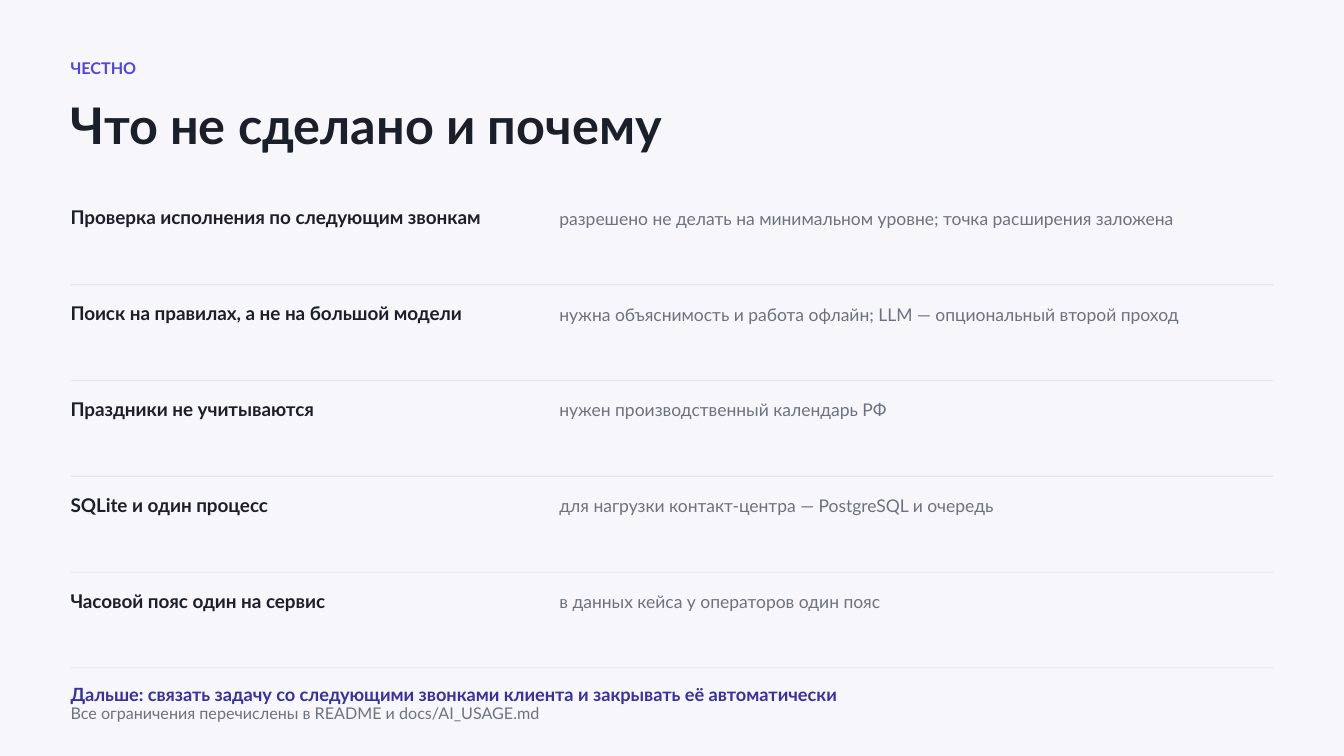
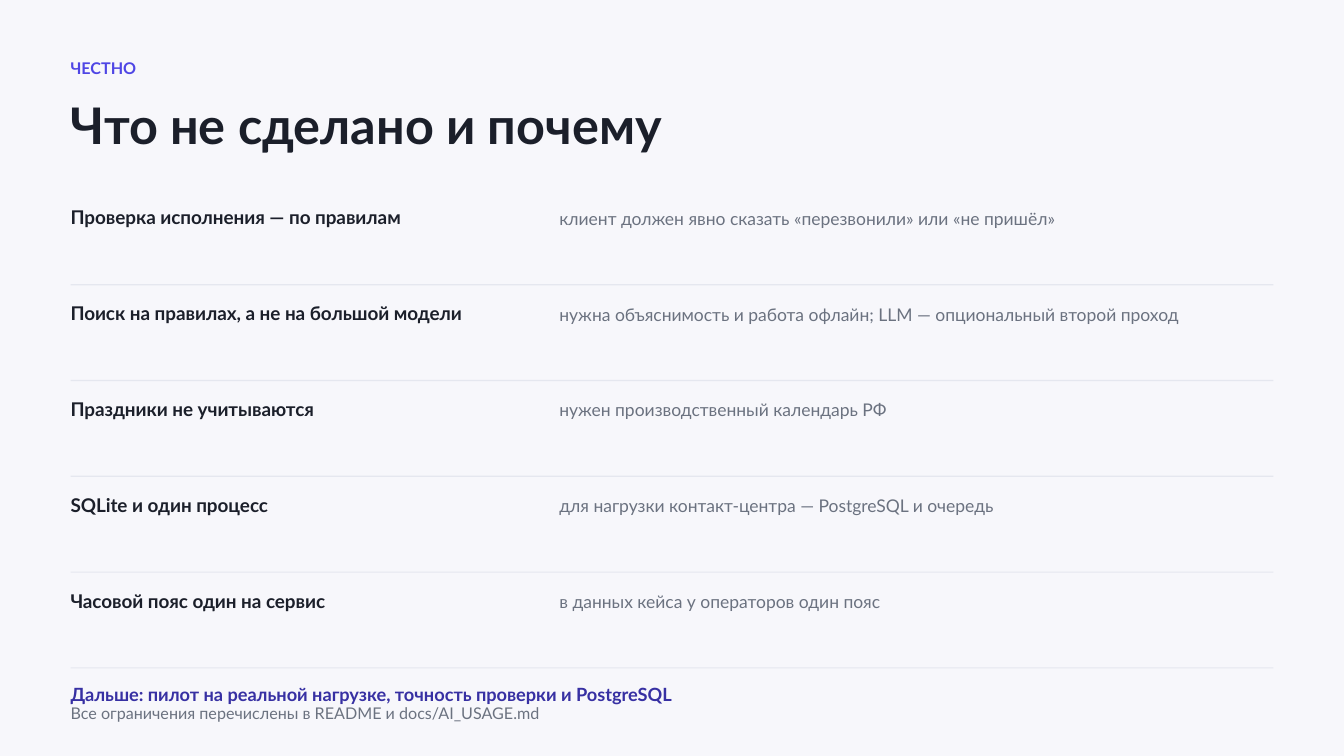
Before and after one commit to jabkamamka/promise-control, a slide deck: slide 8 of docs/Презентация_7_минут.pptx. Drawn at 1344x756 pixels with LibreOffice and Linux fonts; fonts in the diff are those of the drawing. Boxes give left, top, right and bottom in pixels: in the first picture for what was removed or moved away, otherwise in the second. Text is boxed around its words. In the diff, an @@ line names an element or a change of style, - is before the commit and + after.

Commit message:
Проверка исполнения по следующим звонкам: интеграция, тесты, данные, документация
- services/verify.py: подтверждение закрывает задачу, опровержение -> «не выполнено»
- tests/test_verify.py: 13 тестов на правила, порядок звонков, миграцию и защиту от дублей
- data: телефоны сделаны уникальными, иначе проверка ложно закрывала чужие задачи
- data/sample_verification.json: две пары звонков для демонстрации
- detect: пользовательский тип обещания теперь приоритетнее встроенных
- docs: README, API, ARCHITECTURE, DEMO, AI_USAGE, ROADMAP обновлены
- презентация пересобрана: 78 тестов, проверка исполнения

```diff
--- a/docs/Презентация_7_минут.pptx
+++ b/docs/Презентация_7_минут.pptx
@@ text at (x1=71, y1=210, x2=401, y2=227): text changed @@
-Проверка исполнения по следующим звонкам
+Проверка исполнения — по правилам
@@ text at (x1=559, y1=213, x2=1055, y2=228): text changed @@
-разрешено не делать на минимальном уровне; точка расширения заложена
+клиент должен явно сказать «перезвонили» или «не пришёл»
@@ text at (x1=71, y1=687, x2=672, y2=705): text changed @@
-Дальше: связать задачу со следующими звонками клиента и закрывать её автоматически
+Дальше: пилот на реальной нагрузке, точность проверки и PostgreSQL
```
Also in this commit, not shown: 3 other slides changed, 26 other files.
